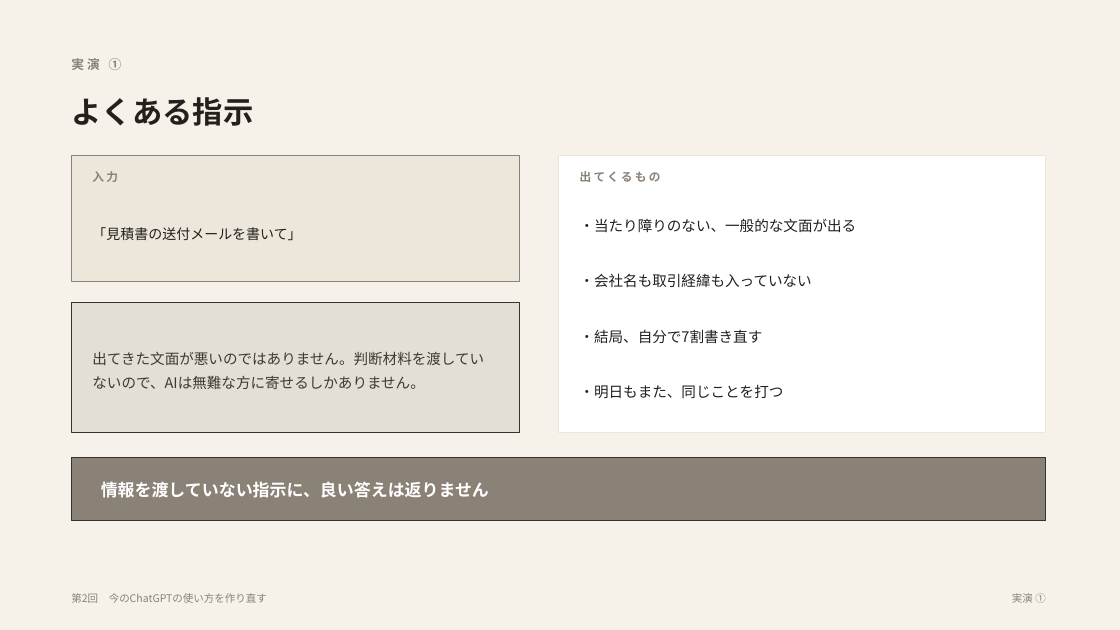
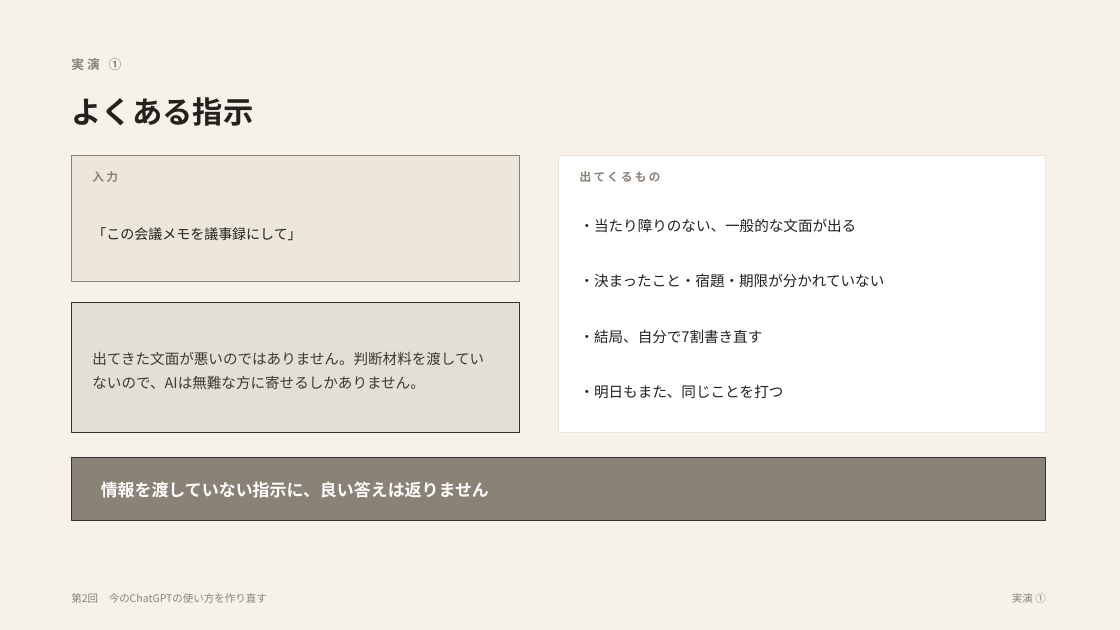
Before and after one commit to yusuke-aoki-bit/founders-ai-program, a slide deck: slide 6 of slides/pptx/第02回_今のChatGPTの使い方を作り直す.pptx. Drawn at 1120x630 pixels with LibreOffice and Linux fonts; fonts in the diff are those of the drawing. Boxes give left, top, right and bottom in pixels: in the first picture for what was removed or moved away, otherwise in the second. Text is boxed around its words. In the diff, an @@ line names an element or a change of style, - is before the commit and + after.

```diff
--- a/slides/pptx/第02回_今のChatGPTの使い方を作り直す.pptx
+++ b/slides/pptx/第02回_今のChatGPTの使い方を作り直す.pptx
@@ text at bbox=[92, 227, 301, 241]: text changed @@
-「見積書の送付メールを書いて」
+「この会議メモを議事録にして」
@@ text at bbox=[580, 273, 885, 287]: text changed @@
-・会社名も取引経緯も入っていない
+・決まったこと・宿題・期限が分かれていない
```
Also in this commit, not shown: 6 other slides changed, 2 other files.
